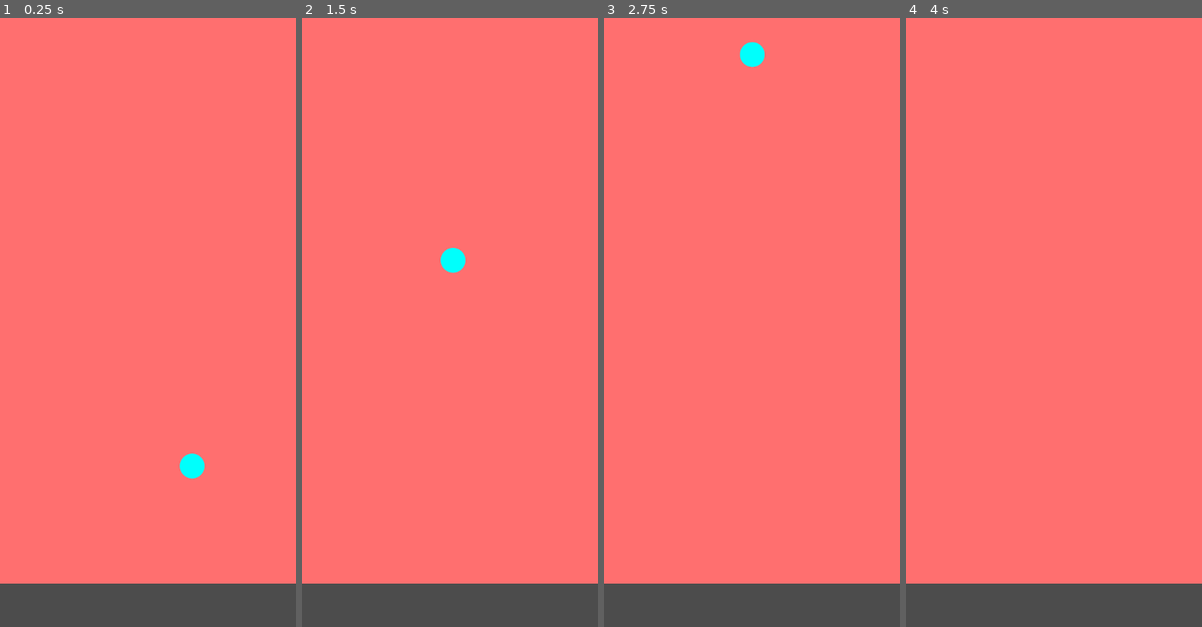
Above: before the commit, frames 1-4 (left to right).
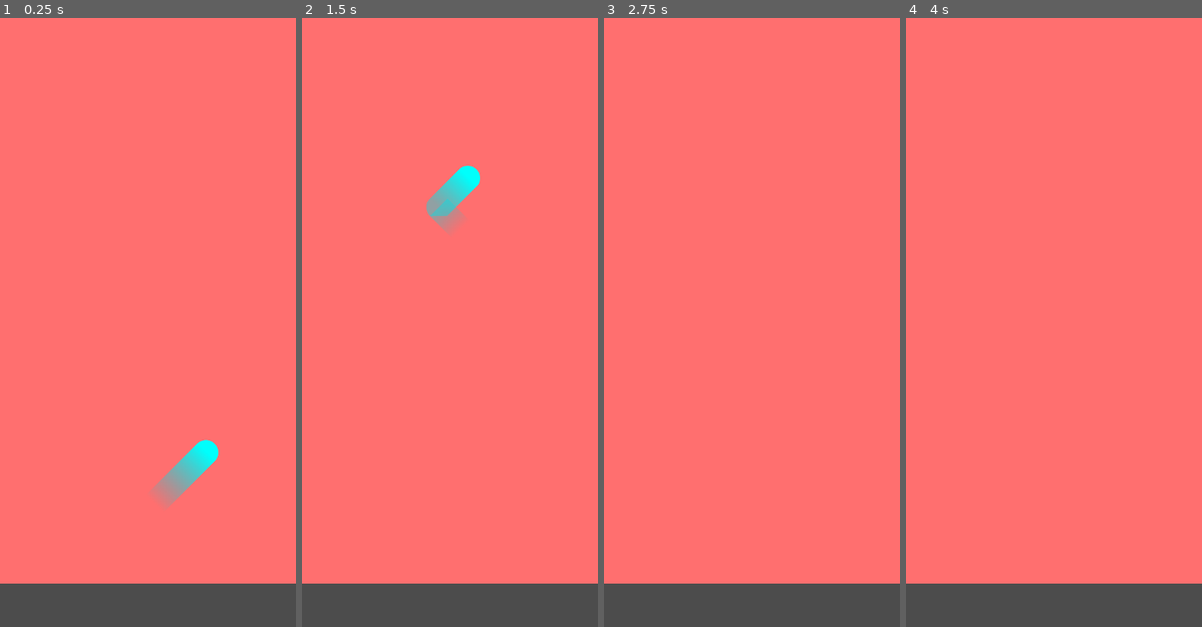
Above: after the commit, the same moments.

Repository: Arivval/Game-Project
Game: Godot game, scene res://main_scene.tscn
The game is run twice, just before and just after one commit, with the same random seed, the same clock (stepped at 60 frames per second) and the same inputs.
Inputs:
- Up to frame 1 (0.25 s): no input
- Up to frame 2 (1.5 s): tap Space (switch_direction) at 0.6, 1.35 s
- Up to frame 3 (2.75 s): tap Space (switch_direction) at 2.1 s
- Up to frame 4 (4 s): tap Space (switch_direction) at 2.85, 3.6 s; tap Enter at 3.5 s

The runs differ from the first frame. In frame 1, 1.0% of the frame differs, in the area x 51-74%, y 69-81%; in frame 2, 1.3%, in the area x 41-61%, y 24-42%; in frame 3, 0.3%; in frame 4, nothing differs.

Commit message:
got the animated tail working

Diff:
--- a/Player.gd
+++ b/Player.gd
@@ -23,14 +23,26 @@
 	"walls": 2,
 }
 
-var x_speed = 300
-var y_speed = -300
+var trailing_tail
+var previous_position
+var x_speed = 400
+var y_speed = -400
 var velocity_vector = Vector2(x_speed, y_speed)
 var moving_right = true
 
 func switch_direction():
 	moving_right = !moving_right
 	velocity_vector.x *= -1
+	# since player_dot is acutally a half circle, we need to flip its direction
+	$player_dot.rotation_degrees *= -1
+
+# append new position into the Line2D of the trailing tail
+# while removing old point
+func update_tail(position_delta):
+	var new_point = position_delta + trailing_tail.points[0]
+	trailing_tail.add_point(new_point, 0)
+	if len(trailing_tail.points) > 15:
+		trailing_tail.remove_point(15)
 
 # callback to react to player inputs
 func _input(event):
@@ -38,10 +50,12 @@
 		switch_direction()
 
 func _ready():
-	pass
+	trailing_tail = get_owner().get_node("trailing_tail")
 
 func _process(delta):
-	position += velocity_vector * delta
+	var position_delta = velocity_vector * delta
+	position += position_delta
+	update_tail(position_delta)
 
 # handle collision events with wall/obstacles
 func _on_Player_area_entered(area):
--- a/main_scene.tscn
+++ b/main_scene.tscn
@@ -1,12 +1,15 @@
-[gd_scene load_steps=5 format=2]
+[gd_scene load_steps=6 format=2]
 
-[ext_resource path="res://art/player_dot.png" type="Texture" id=1]
+[ext_resource path="res://art/player_dot_half.png" type="Texture" id=1]
 [ext_resource path="res://Player.gd" type="Script" id=2]
+
+[sub_resource type="Gradient" id=2]
+colors = PoolColorArray( 0, 1, 0.992157, 1, 0, 0.8, 0.847059, 0 )
 
 [sub_resource type="CircleShape2D" id=1]
 radius = 22.5923
 
-[sub_resource type="SegmentShape2D" id=2]
+[sub_resource type="SegmentShape2D" id=3]
 b = Vector2( 0.0160542, 1031 )
 
 [node name="Node2D" type="Node2D"]
@@ -14,7 +17,8 @@
 [node name="ColorRect" type="ColorRect" parent="."]
 anchor_right = 1.0
 anchor_bottom = 1.0
-margin_right = 542.0
+margin_left = 0.228287
+margin_right = 542.228
 margin_bottom = 1031.0
 grow_horizontal = 2
 grow_vertical = 2
@@ -23,15 +27,26 @@
 "_edit_use_anchors_": false
 }
 
+[node name="trailing_tail" type="Line2D" parent="."]
+position = Vector2( 275.38, 892.125 )
+points = PoolVector2Array( 0.582245, -0.574524, -74.803, 75.7156 )
+width = 45.0
+default_color = Color( 0, 0.8, 0.847059, 1 )
+gradient = SubResource( 2 )
+joint_mode = 2
+round_precision = 100
+
 [node name="Player" type="Area2D" parent="."]
 position = Vector2( 275.729, 891.776 )
 script = ExtResource( 2 )
 
 [node name="player_dot" type="Sprite" parent="Player"]
+rotation = 0.785398
 scale = Vector2( 0.5, 0.5 )
 texture = ExtResource( 1 )
 
 [node name="CollisionShape2D" type="CollisionShape2D" parent="Player"]
+visible = false
 shape = SubResource( 1 )
 
 [node name="ReflectiveWallLeft" type="Area2D" parent="."]
Binary file added: art/player_dot_half.png
Not shown: 2 places in main_scene.tscn that only renumber resources
